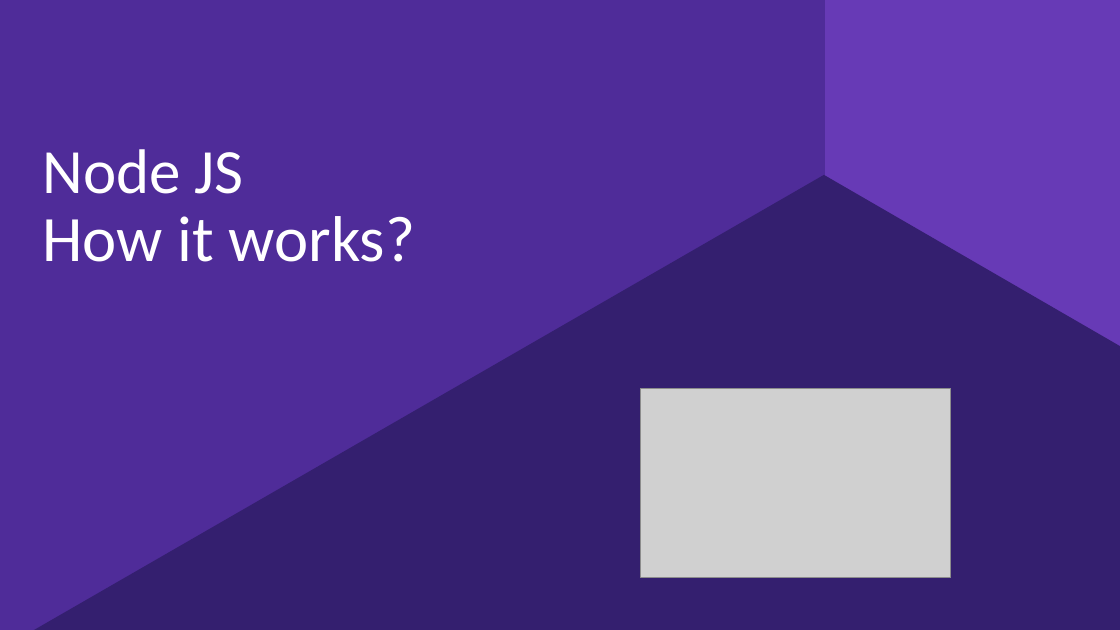
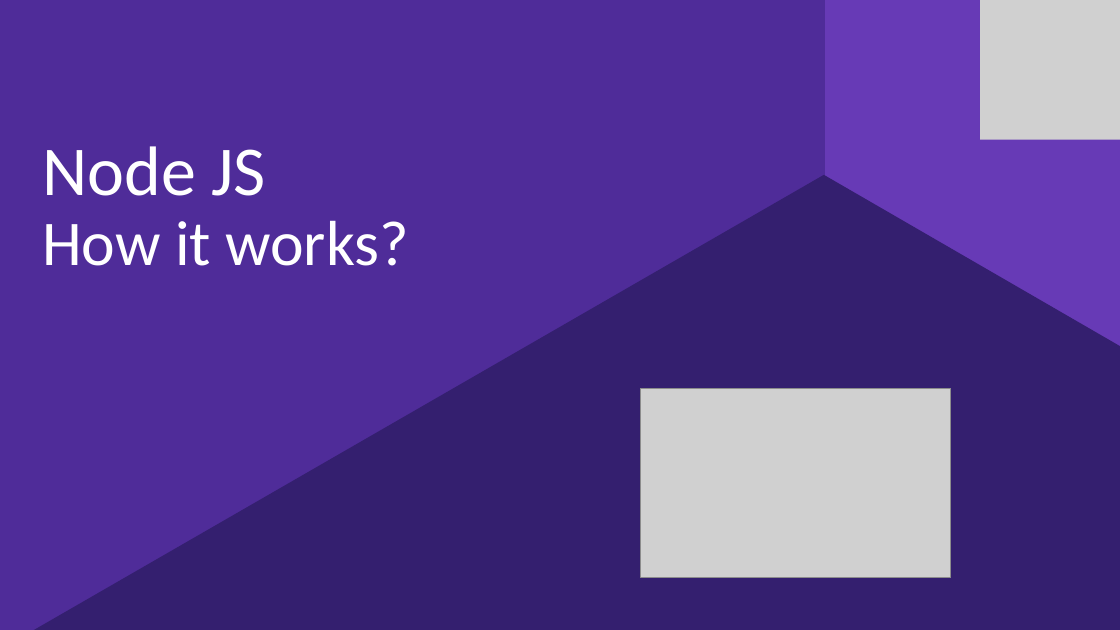
Before and after one commit to kjocevicius/nodejs-demo, a slide deck: slide 1 of nodejs.pptx. Drawn at 1120x630 pixels with LibreOffice and Linux fonts; fonts in the diff are those of the drawing; grey boxes stand for pictures; background and template pictures are left out. Boxes give left, top, right and bottom in pixels: in the first picture for what was removed or moved away, otherwise in the second. Text is boxed around its words. In the diff, an @@ line names an element or a change of style, - is before the commit and + after.

```diff
--- a/nodejs.pptx
+++ b/nodejs.pptx
@@ picture added at (981, 0, 1120, 139) @@
@@ text "Node JS" at (42, 146, 266, 196): size 54 to 60 pt @@
@@ text "How it works?" at (42, 220, 408, 266): size 55.5 to 54.6 pt; line spacing 0.7 to 0.9 @@
```
Also in this commit, not shown: 18 other slides changed, 2 slides added.
